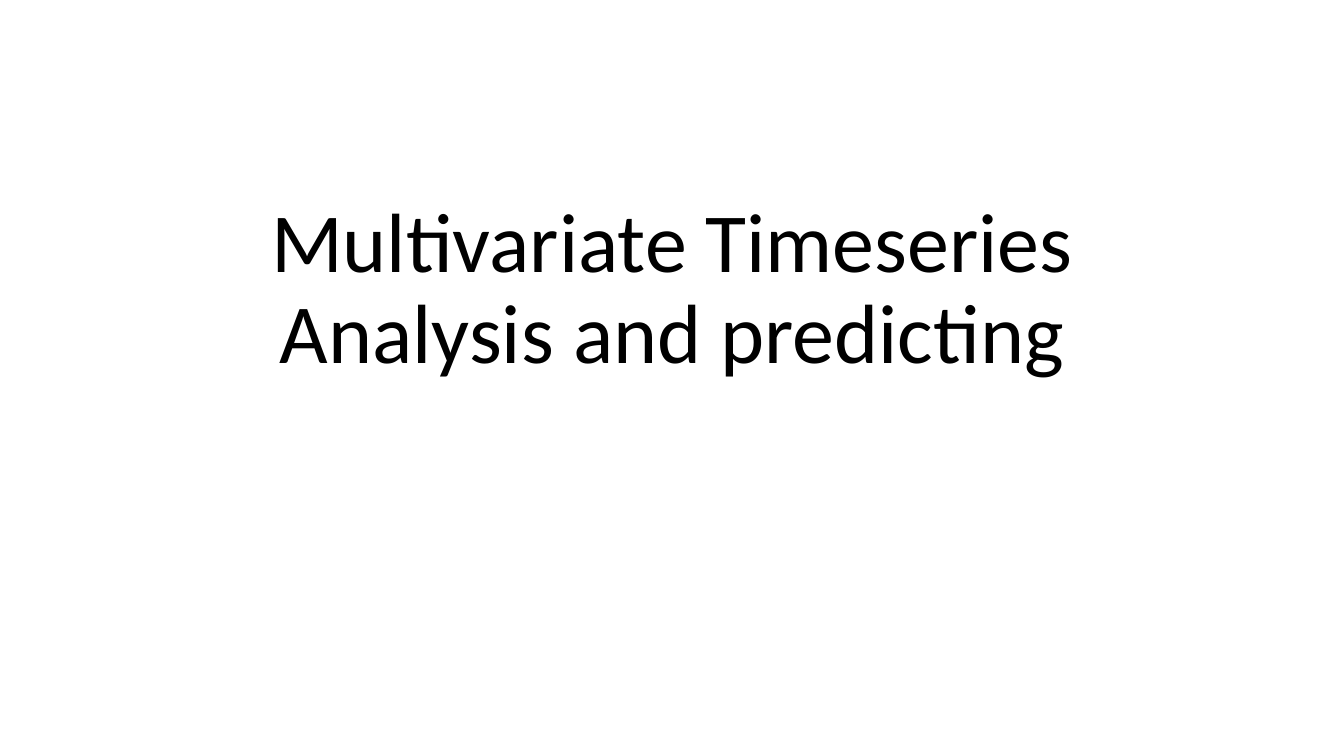
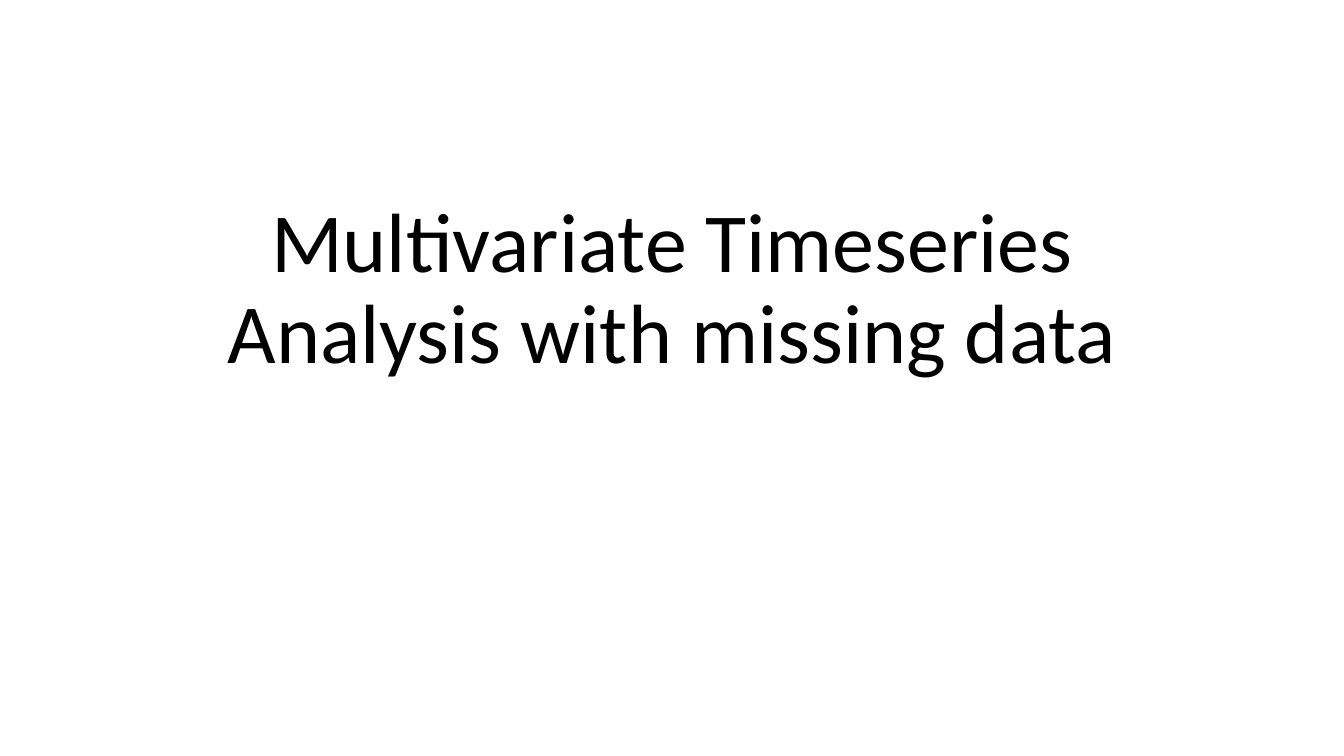
Before and after one commit to raidharmender/MultiVarTSPred, a slide deck: slide 1 of Multivar TS analysis and prediction.pptx. Drawn at 1344x756 pixels with LibreOffice and Linux fonts; fonts in the diff are those of the drawing. Boxes give left, top, right and bottom in pixels: in the first picture for what was removed or moved away, otherwise in the second. Text is boxed around its words. In the diff, an @@ line names an element or a change of style, - is before the commit and + after.

```diff
--- a/Multivar TS analysis and prediction.pptx
+++ b/Multivar TS analysis and prediction.pptx
@@ title at bbox=[227, 213, 1116, 378]: text changed @@
-Multivariate Timeseries Analysis and predicting
+Multivariate Timeseries Analysis with missing data
```
Also in this commit, not shown: 10 slides added, 2 other files.
